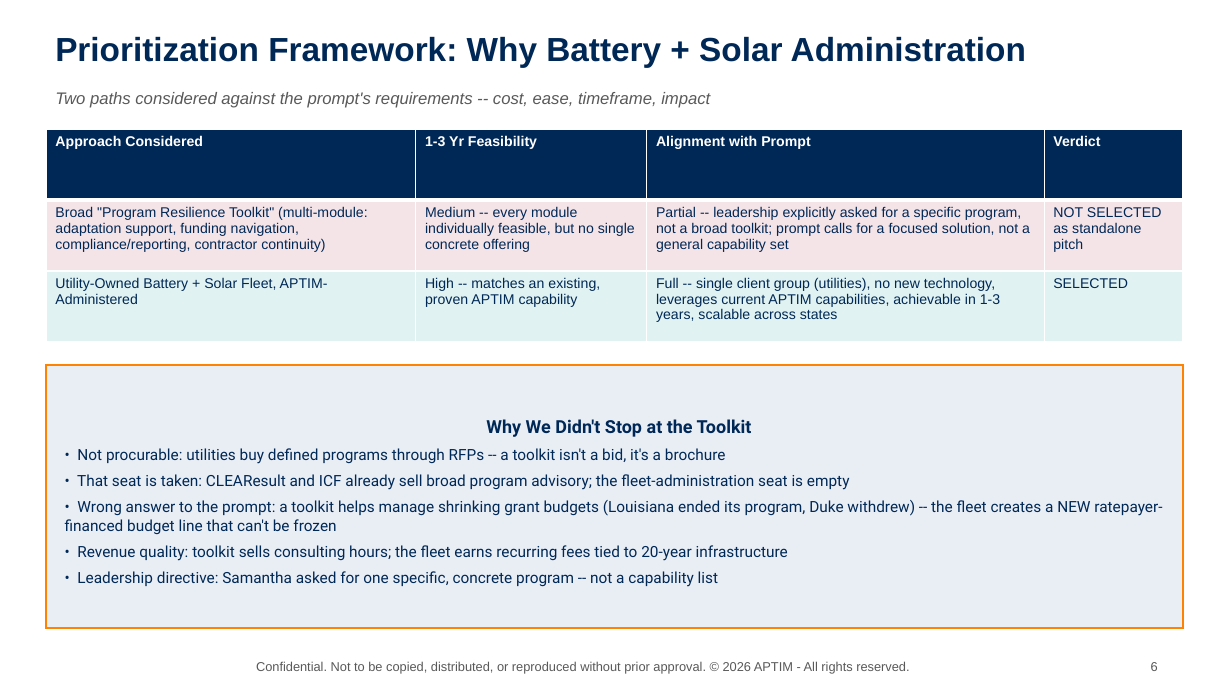
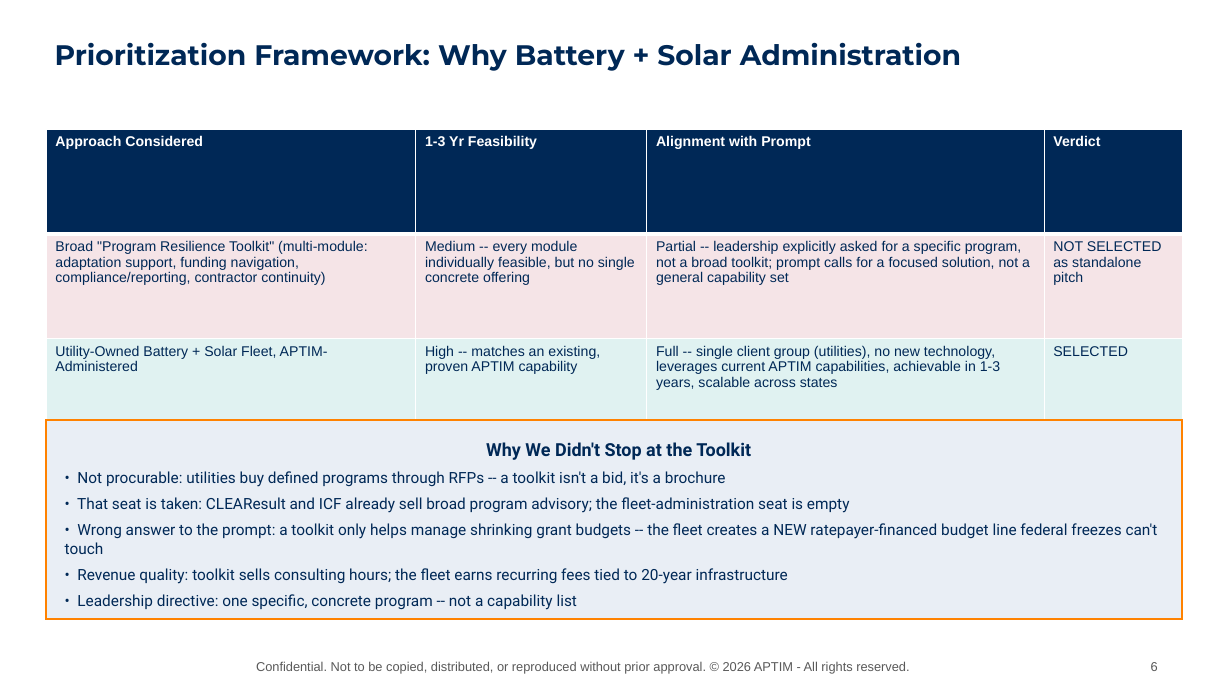
Before and after one commit to graseeuh/HERMES, a slide deck: slide 8 of Group_1_STRIVE_Presentation.pptx (slide 6 before the commit). Drawn at 1232x693 pixels with LibreOffice and Linux fonts; fonts in the diff are those of the drawing; background and template pictures are left out. Boxes give left, top, right and bottom in pixels: in the first picture for what was removed or moved away, otherwise in the second. Text is boxed around its words. In the diff, an @@ line names an element or a change of style, - is before the commit and + after.

```diff
--- a/Group_1_STRIVE_Presentation.pptx
+++ b/Group_1_STRIVE_Presentation.pptx
@@ text "Prioritization Framework: Why Battery + ..." at <box>55,42,961,71</box>: size 26 to 22 pt, font Arial to Montserrat @@
@@ text removed at <box>55,92,710,108</box> @@
-Two paths considered against the prompt's requirements -- cost, ease, timeframe, impact
@@ table: place and size @@
-table at <box>46,129,1183,342</box>
+table at <box>46,129,1183,444</box>
@@ rectangle "Why We Didn't Stop at ...": place and size @@
-rectangle "Why We Didn't Stop at ..." at <box>46,365,1183,628</box>
+rectangle "Why We Didn't Stop at ..." at <box>46,421,1182,619</box>
@@ text in rectangle at <box>65,523,1158,554</box>: text changed @@
-• Wrong answer to the prompt: a toolkit helps manage shrinking grant budgets (Louisiana ended its program, Duke withdrew) -- the fleet creates a NEW ratepayer-financed budget line that can't be frozen
+• Wrong answer to the prompt: a toolkit only helps manage shrinking grant budgets -- the fleet creates a NEW ratepayer-financed budget line federal freezes can't touch
@@ text in rectangle at <box>77,594,577,610</box>: text changed @@
-• Leadership directive: Samantha asked for one specific, concrete program -- not a capability list
+• Leadership directive: one specific, concrete program -- not a capability list
```
Also in this commit, not shown: 21 other slides changed, 37 slides added, 2 slides removed.
